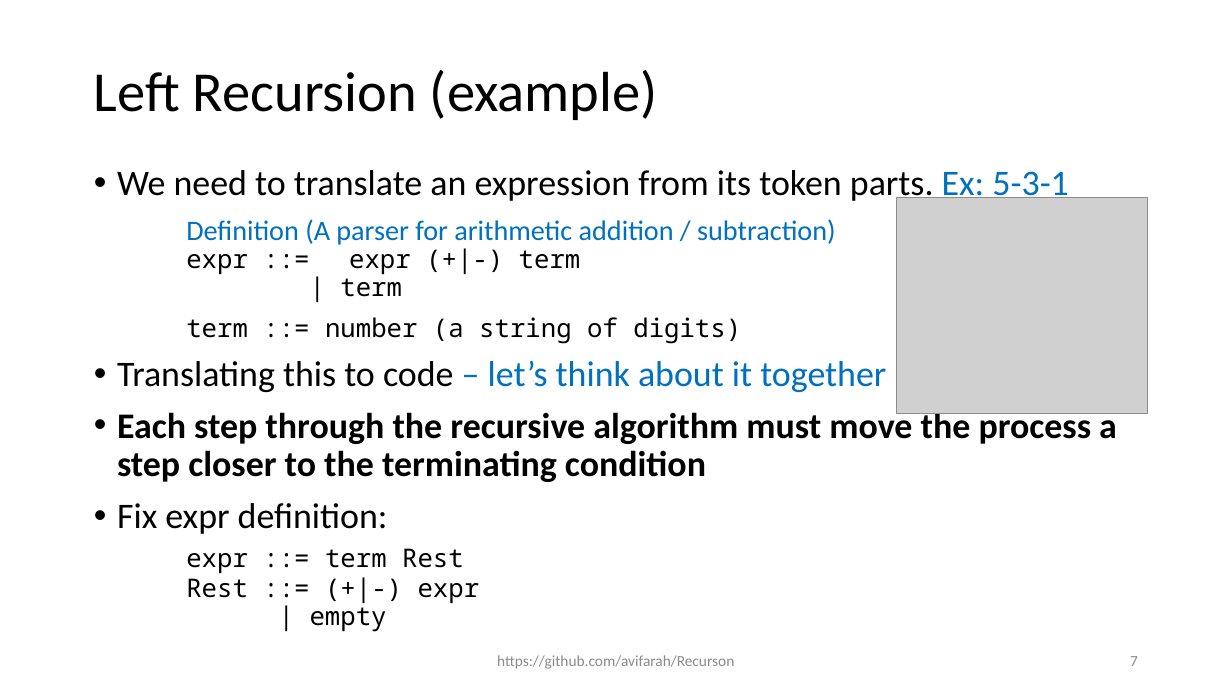
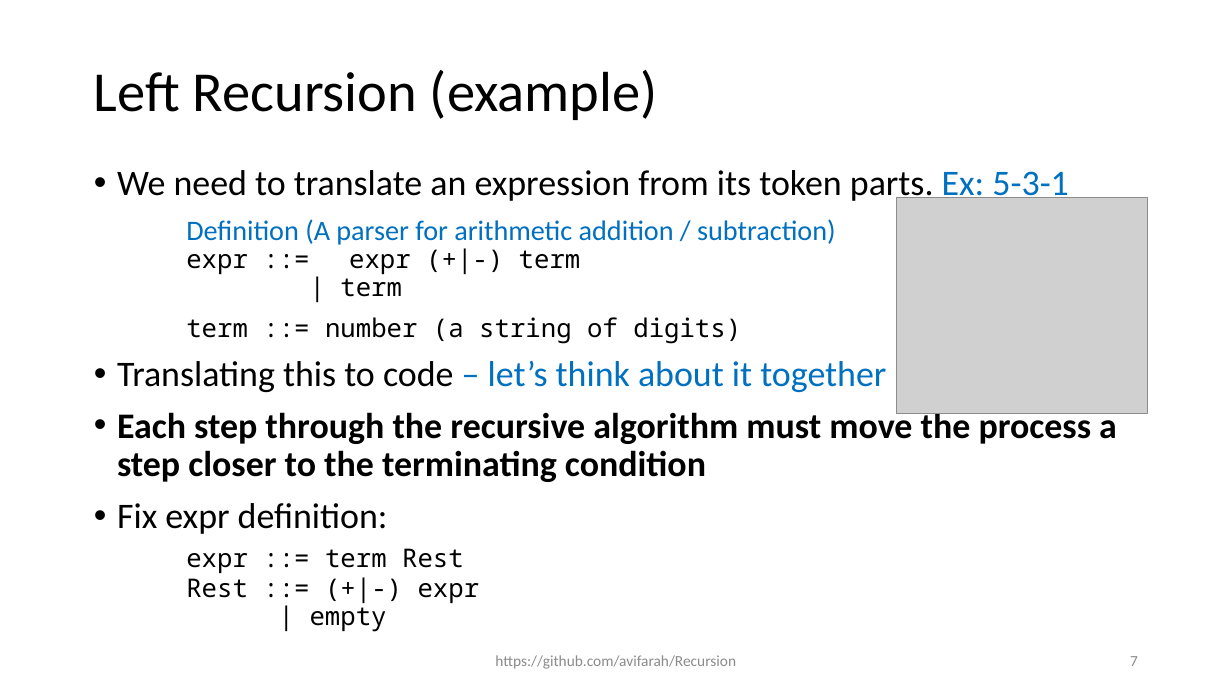
Before and after one commit to avifarah/Recursion, a slide deck: slide 7 of Recursion.pptx. Drawn at 1232x693 pixels with LibreOffice and Linux fonts; fonts in the diff are those of the drawing; grey boxes stand for pictures. Boxes give left, top, right and bottom in pixels: in the first picture for what was removed or moved away, otherwise in the second. Text is boxed around its words. In the diff, an @@ line names an element or a change of style, - is before the commit and + after.

Commit message:
Fix typos in hyperlinks

```diff
--- a/Recursion.pptx
+++ b/Recursion.pptx
@@ text at [495, 655, 736, 669]: text changed @@
-https://github.com/avifarah/Recurson
+https://github.com/avifarah/Recursion
```
Also in this commit, not shown: 9 other slides changed.
